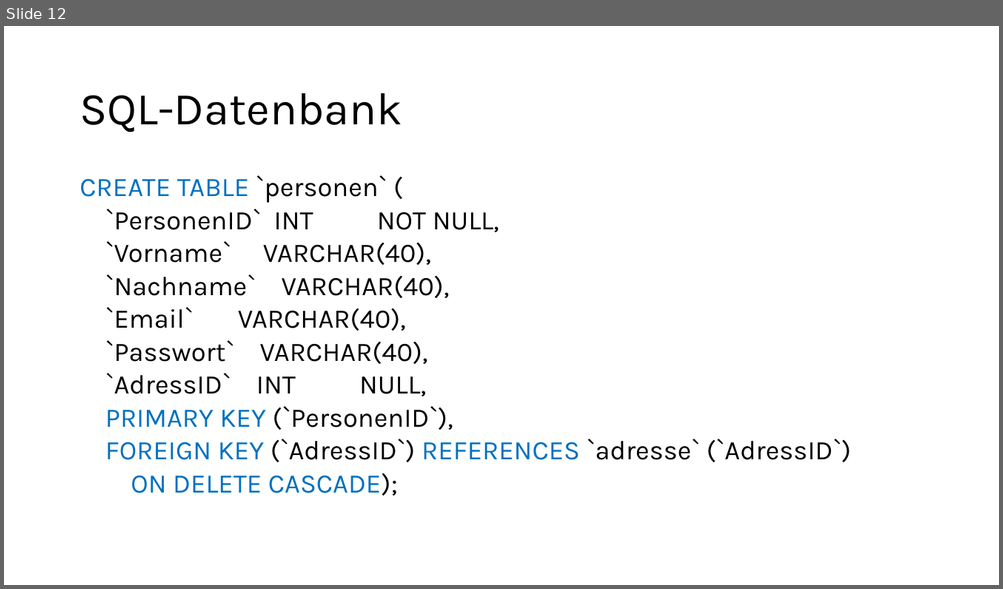
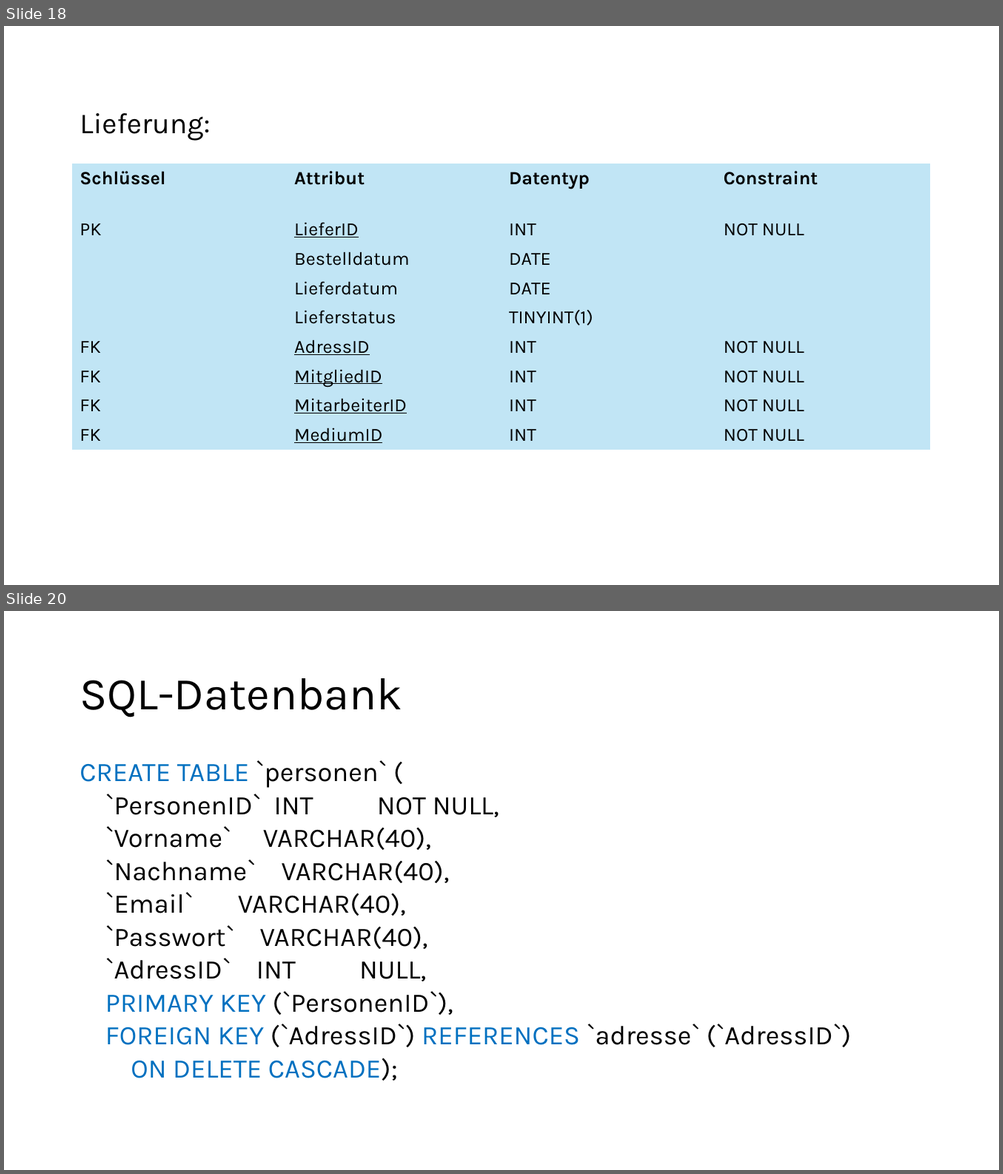
Before and after one commit to mi-0110/datenbanken-bib, a slide deck: BibPräsi.pptx. Shown one above the other, each under a label of ours: slide 12 before the commit, slides 18 and 20 after it; the slides between them are not shown. The pictures are 1003x589 and 1003x1174 pixels, drawn with LibreOffice and Linux fonts; fonts in the diff are those of the drawing. Boxes give left, top, right and bottom in pixels: in the first picture for what was removed or moved away, otherwise in the second. Text is boxed around its words. In the diff, an @@ line names an element or a change of style, - is before the commit and + after.

```diff
--- a/BibPräsi.pptx
+++ b/BibPräsi.pptx
@@ slide 18 added at (x1=4, y1=26, x2=999, y2=585), background #FFFFFF @@
@@ title added at (x1=79, y1=113, x2=210, y2=141), 28 pt, text #000000 @@
+Lieferung:
@@ table added at (x1=73, y1=164, x2=932, y2=455), 9 rows, 4 columns @@
+Schlüssel | Attribut | Datentyp | Constraint
+PK | LieferID | INT | NOT NULL
+ | Bestelldatum | DATE | 
+ | Lieferdatum | DATE | 
+ | Lieferstatus | TINYINT(1) | 
+FK | AdressID | INT | NOT NULL
+FK | MitgliedID | INT | NOT NULL
+FK | MitarbeiterID | INT | NOT NULL
+FK | MediumID | INT | NOT NULL
@@ what was slide 12 is now slide 20 @@
```
Also in this commit, not shown: 10 other slides added, 1 slide removed, 2 other files.
